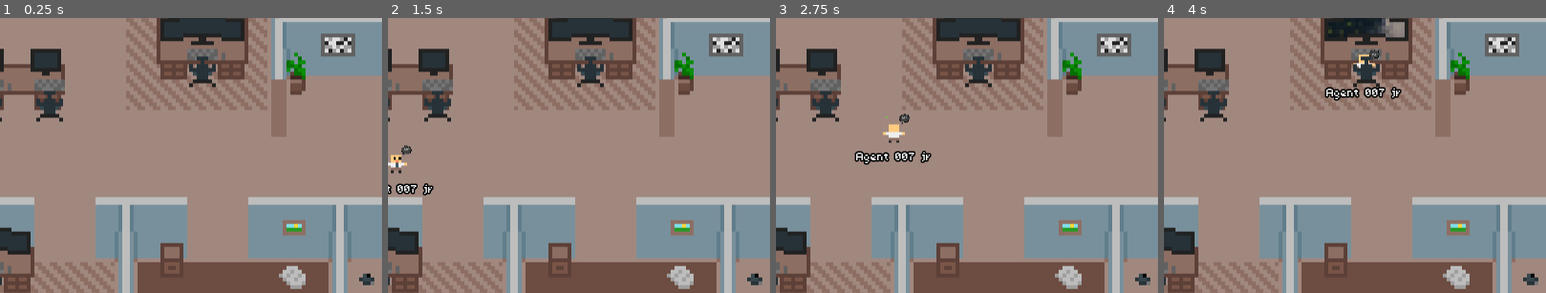
Above: before the commit, frames 1-4 (left to right).
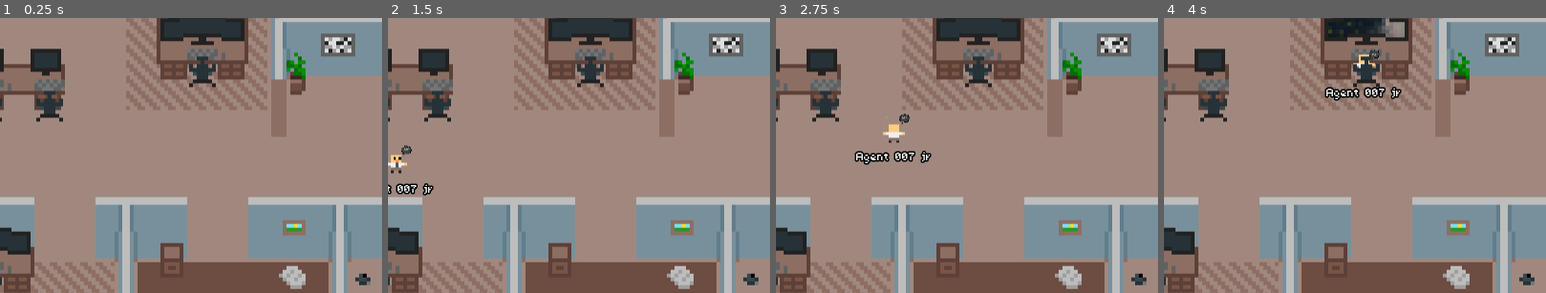
Above: after the commit, the same moments.

Repository: einord/agent-office
Game: Godot game, scene res://scenes/main.tscn
The game is run twice, just before and just after one commit, with the same random seed, the same clock (stepped at 60 frames per second) and the same inputs.
Inputs (mouse positions are % of the whole screen's width and height, from its top left):
- Up to frame 1 (0.25 s): no input
- Up to frame 2 (1.5 s): tap Enter at 0.5 s; move the mouse to (93, 7) at 0.52 s; hold W 0.53-1.28 s; tap J at 0.6 s; click (93, 7) at 0.67 s; move the mouse to (30, 55) at 1.27 s; tap 1 at 1.35 s
- Up to frame 3 (2.75 s): move the mouse to (60, 28) at 2.02 s; hold W from 2.03 s (still down); tap 2 at 2.1 s
- Up to frame 4 (4 s): move the mouse to (45, 70) at 2.77 s; tap Q at 2.85 s; click (45, 70) at 2.92 s; move the mouse to (80, 65) at 3.52 s; release W at 3.53 s; tap Z at 3.6 s
The pictures show only the part of the screen within x 12-62%, y 28-78%; the shares and areas given below are measured in that part.

The runs differ from the first frame. In frame 1, 0.1% of the frame differs, in the area x 93-98%, y 92-98%; in frame 2, 0.1%; in frame 3, 0.1%; in frame 4, 0.1%.

Commit message:
refactor: Simplify can collection logic and improve target selection for vacuum

Diff:
--- a/gui/agent-office/scenes/items/vacuum.gd
+++ b/gui/agent-office/scenes/items/vacuum.gd
@@ -7,7 +7,6 @@
 
 var _state: VacuumState = VacuumState.IDLE
 var _charge_position: Vector2
-var _targets: Array = []
 var _current_target: Node2D = null
 var _pause_timer: float = 0.0
 
@@ -19,17 +18,12 @@
 
 ## Starts the cleaning cycle by collecting all floor cans.
 func start_cleaning() -> void:
-	var cans: Array = []
-	for node in get_tree().get_nodes_in_group("floor_item"):
-		if node is AnimatedSprite2D and node.has_method("drop") and node.current_state == 1:  # CanState.ON_FLOOR = 1
-			cans.append(node)
-	if cans.is_empty():
+	var first = _find_next_can()
+	if first == null:
 		return
-	_targets = cans
-	_current_target = _targets.pop_front()
+	_current_target = first
 	_state = VacuumState.CLEANING
 	_nav_agent.target_position = _current_target.global_position
-	visible = true
 	play(&"down")
 
 func _physics_process(delta: float) -> void:
@@ -70,17 +64,27 @@
 		_pause_timer = PICKUP_PAUSE
 	_current_target = null
 
-	if _targets.is_empty():
+	# Rescan for any cans on the floor (including newly dropped ones)
+	var next = _find_next_can()
+	if next != null:
+		_current_target = next
+		_nav_agent.target_position = _current_target.global_position
+	else:
 		# All cans collected, return to charging station
 		_state = VacuumState.RETURNING
 		_nav_agent.target_position = _charge_position
-	else:
-		_current_target = _targets.pop_front()
-		if is_instance_valid(_current_target):
-			_nav_agent.target_position = _current_target.global_position
-		else:
-			# Target was already freed, try next
-			_consume_current_target()
+
+## Finds the nearest floor can, or null if none exist.
+func _find_next_can() -> Node2D:
+	var best: Node2D = null
+	var best_dist := INF
+	for node in get_tree().get_nodes_in_group("floor_item"):
+		if node is AnimatedSprite2D and node.has_method("drop") and node.current_state == 1:
+			var dist = global_position.distance_squared_to(node.global_position)
+			if dist < best_dist:
+				best_dist = dist
+				best = node
+	return best
 
 ## Finishes the cleaning cycle and returns to idle.
 func _finish_cleaning() -> void:
--- a/gui/agent-office/scenes/tilemap.tscn
+++ b/gui/agent-office/scenes/tilemap.tscn
@@ -234,7 +234,7 @@
 
 [node name="Vacuum" parent="Things" unique_id=758709153 instance=ExtResource("8_18xon")]
 z_index = 2
-position = Vector2(119, 108)
+position = Vector2(118, 108)
 
 [node name="FloorItems" type="Node2D" parent="." unique_id=1003373778]
 z_index = 1
